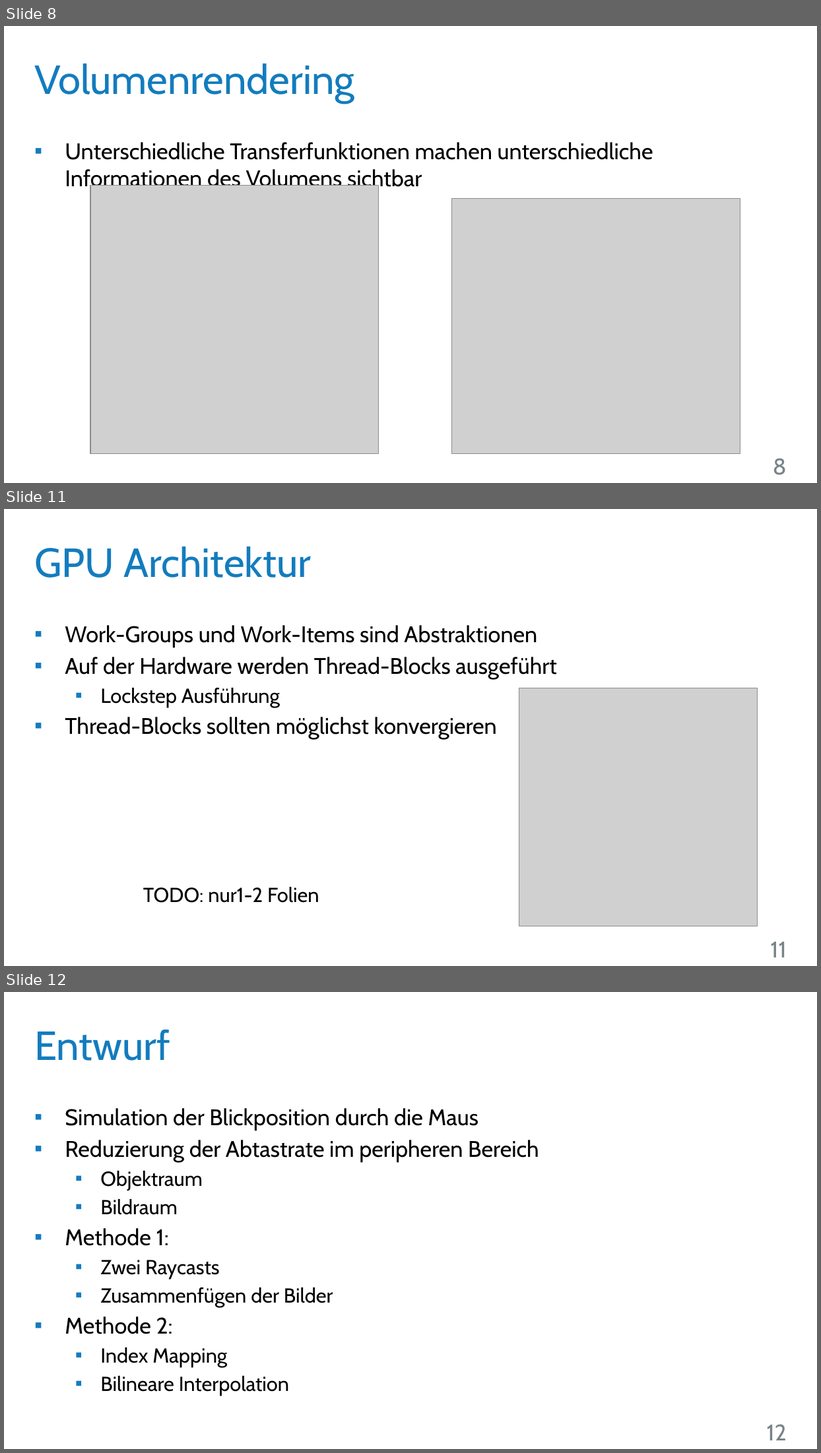
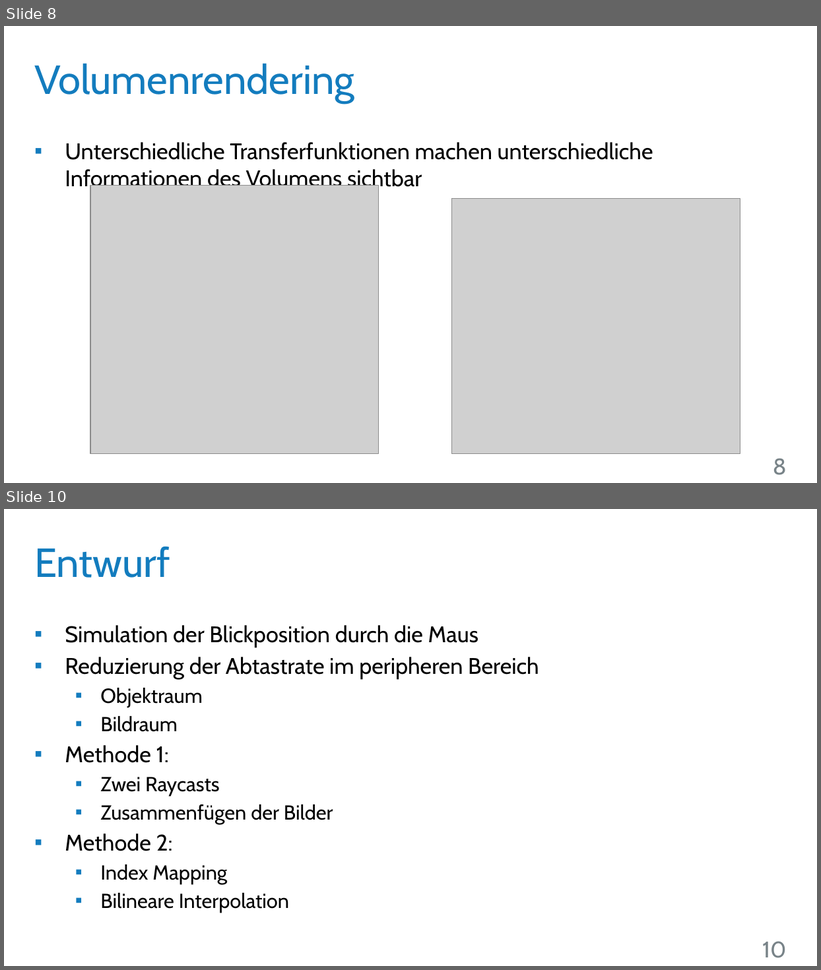
Before and after one commit to UniStuttgart-VISUS/FoveatedVolumeRendering, a slide deck: Dokumente/Vortrag/Wahrnehmungsorientiertes_Volumen-Rendering.pptx. Shown one above the other, each under a label of ours: slides 8, 11 and 12 before the commit, slides 8 and 10 after it; the slides between them are not shown. The pictures are 821x1453 and 821x970 pixels, drawn with LibreOffice and Linux fonts; fonts in the diff are those of the drawing; grey boxes stand for pictures; background and template pictures are left out. Boxes give left, top, right and bottom in pixels: in the first picture for what was removed or moved away, otherwise in the second. Text is boxed around its words. In the diff, an @@ line names an element or a change of style, - is before the commit and + after.

Commit message:
Vortrag: GPU Architektur angepasst.

```diff
--- a/Dokumente/Vortrag/Wahrnehmungsorientiertes_Volumen-Rendering.pptx
+++ b/Dokumente/Vortrag/Wahrnehmungsorientiertes_Volumen-Rendering.pptx
@@ slide 11 removed at [4, 509, 817, 966], background #FFFFFF @@
@@ title removed at [34, 546, 311, 578] @@
-GPU Architektur
@@ text removed at [65, 625, 557, 739] @@
-▪ Work-Groups und Work-Items sind Abstraktionen
-▪ Auf der Hardware werden Thread-Blocks ausgeführt
-  ▪ Lockstep Ausführung
-▪ Thread-Blocks sollten möglichst konvergieren
@@ picture removed at [519, 688, 758, 926] @@
@@ text removed at [143, 887, 319, 903] @@
-TODO: nur1-2 Folien
@@ page number removed at [770, 942, 786, 958] @@
-11
@@ what was slide 12 is now slide 10 @@
@@ page number at [762, 941, 787, 958]: text changed @@
-12
+10
```
Also in this commit, not shown: 1 slide changed, 1 slide added, 1 other slide removed.
